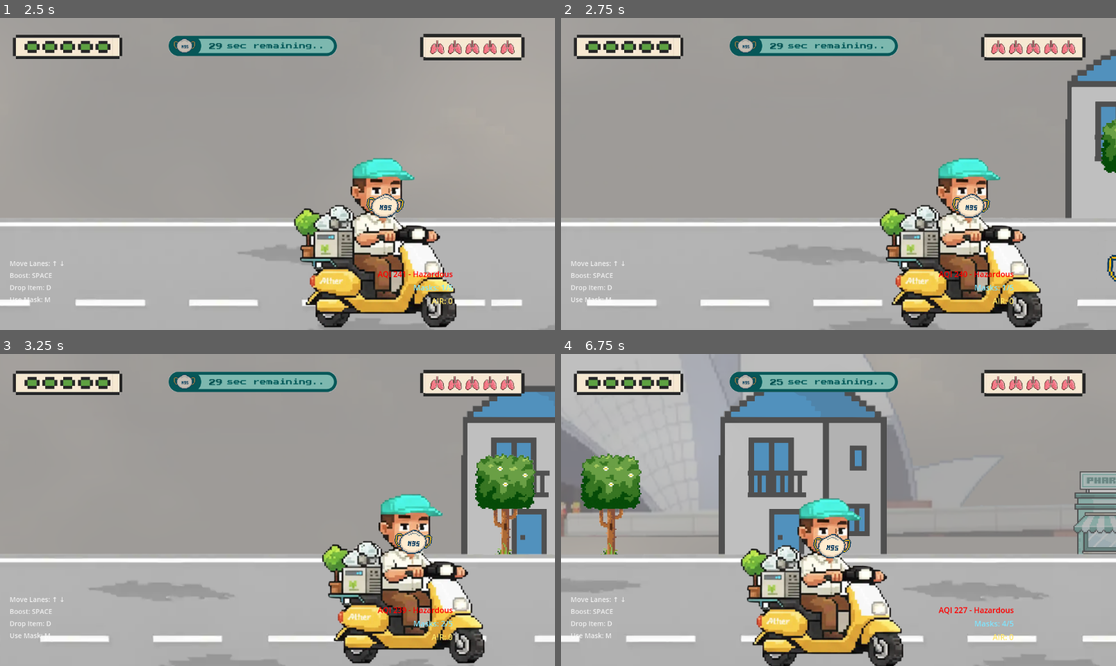
Above: before the commit, frames 1-4 (two rows, left to right).
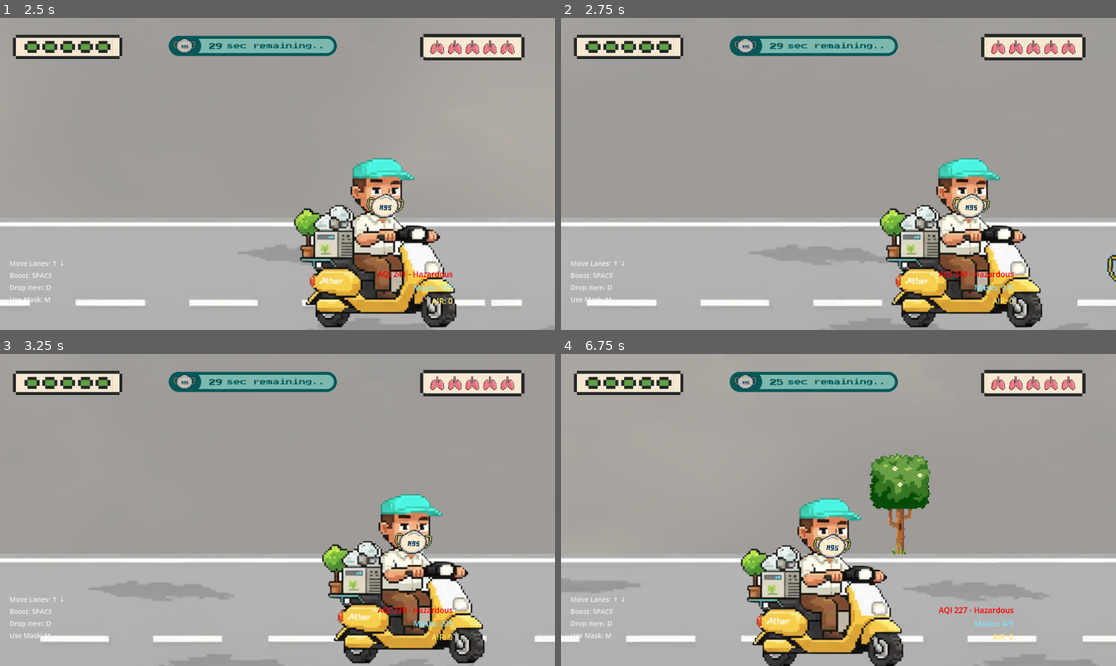
Above: after the commit, the same moments.

Repository: hr1juldey/breath_rush
Game: Godot game, scene res://scenes/Main.tscn
Same seed, same stepped clock (60 frames per second), same inputs: the game is played once before the commit and once after it.
Inputs (mouse positions are in pixels of both pictures, inside the frame that each line leads up to):
- Up to frame 1 (2.5 s): tap Enter at 0.5 s; move the mouse to (399, 158) at 0.52 s; hold Right (ui_right) 0.53-1.25 s; hold Shift 0.53-1.25 s; click (399, 158) at 0.67 s; tap Space at 0.77 s; drag from (166, 189) to (260, 242) at 1.27 s; move the mouse to (333, 105) at 2.02 s; hold Right (ui_right) from 2.03 s (still down); tap Ctrl at 2.1 s
- Up to frame 2 (2.75 s): keep holding Right (ui_right)
- Up to frame 3 (3.25 s): release Right (ui_right) at 2.75 s; drag from (249, 572) to (111, 463) at 2.77 s
- Up to frame 4 (6.75 s): move the mouse to (1005, 556) at 3.52 s; hold Left (ui_left) 3.53-4.25 s; tap I at 3.6 s; tap Space at 3.77 s; drag from (672, 463) to (1038, 547) at 4.27 s; move the mouse to (866, 510) at 5.02 s; hold Down 5.03-5.75 s; hold H 5.03-5.75 s; click (866, 510) at 5.17 s; drag from (755, 432) to (821, 578) at 5.77 s; move the mouse to (960, 494) at 6.52 s; hold Up from 6.53 s (still down); hold Shift from 6.53 s (still down)

Frame 1 is identical in both runs. In frame 2, 4.4% of the frame differs, in the area x 90-100%, y 10-65%; in frame 3, 8.4%; in frame 4, 27%, in the area x 0-100%, y 0-65%.

Commit message:
spawning issue sorted

Diff:
--- a/scripts/components/parallax/FarLayerSpawner.gd
+++ b/scripts/components/parallax/FarLayerSpawner.gd
@@ -7,14 +7,14 @@
 func _ready():
 	# Far layer settings - landmarks sit on horizon
 	pool_size = 1 # Only 1 monument at a time
-	spawn_interval_min = 8.0 # Long interval between monuments
-	spawn_interval_max = 12.0
+	spawn_interval_min = 12.0 # Long interval between monuments
+	spawn_interval_max = 20.0
 	y_variance = 1.0
 	base_scale = 0.35
 	scale_variance = 0.05
-	despawn_x = -400.0
-	spawn_x = 1400.0
-	motion_scale = 0.3
+	despawn_x = -1000.0 # Well off-screen left (account for large monument width)
+	spawn_x = 4000.0 # Well off-screen right (account for large monument width)
+	motion_scale = 0.2
 	layer_y_offset = 120.0 # Far layer too high - move down more
 
 	# Load textures with region and scale data from ParallaxScalingEditor
--- a/scripts/components/parallax/FrontLayerSpawner.gd
+++ b/scripts/components/parallax/FrontLayerSpawner.gd
@@ -12,8 +12,8 @@
 	y_variance = 1.0
 	base_scale = 0.25
 	scale_variance = 0.03
-	despawn_x = -250.0
-	spawn_x = 1400.0
+	despawn_x = -400.0 # Well off-screen left
+	spawn_x = 2000.0 # Well off-screen right
 	motion_scale = 0.9
 	layer_y_offset = -30.0 # Front layer too low - move up
 
--- a/scripts/components/parallax/MidLayerSpawner.gd
+++ b/scripts/components/parallax/MidLayerSpawner.gd
@@ -12,8 +12,8 @@
 	y_variance = 1.0
 	base_scale = 0.3
 	scale_variance = 0.03
-	despawn_x = -300.0
-	spawn_x = 1400.0
+	despawn_x = -500.0 # Well off-screen left
+	spawn_x = 3000.0 # Well off-screen right
 	motion_scale = 0.6
 	layer_y_offset = 0.0 # Fine-tuning offset for mid layer
 
